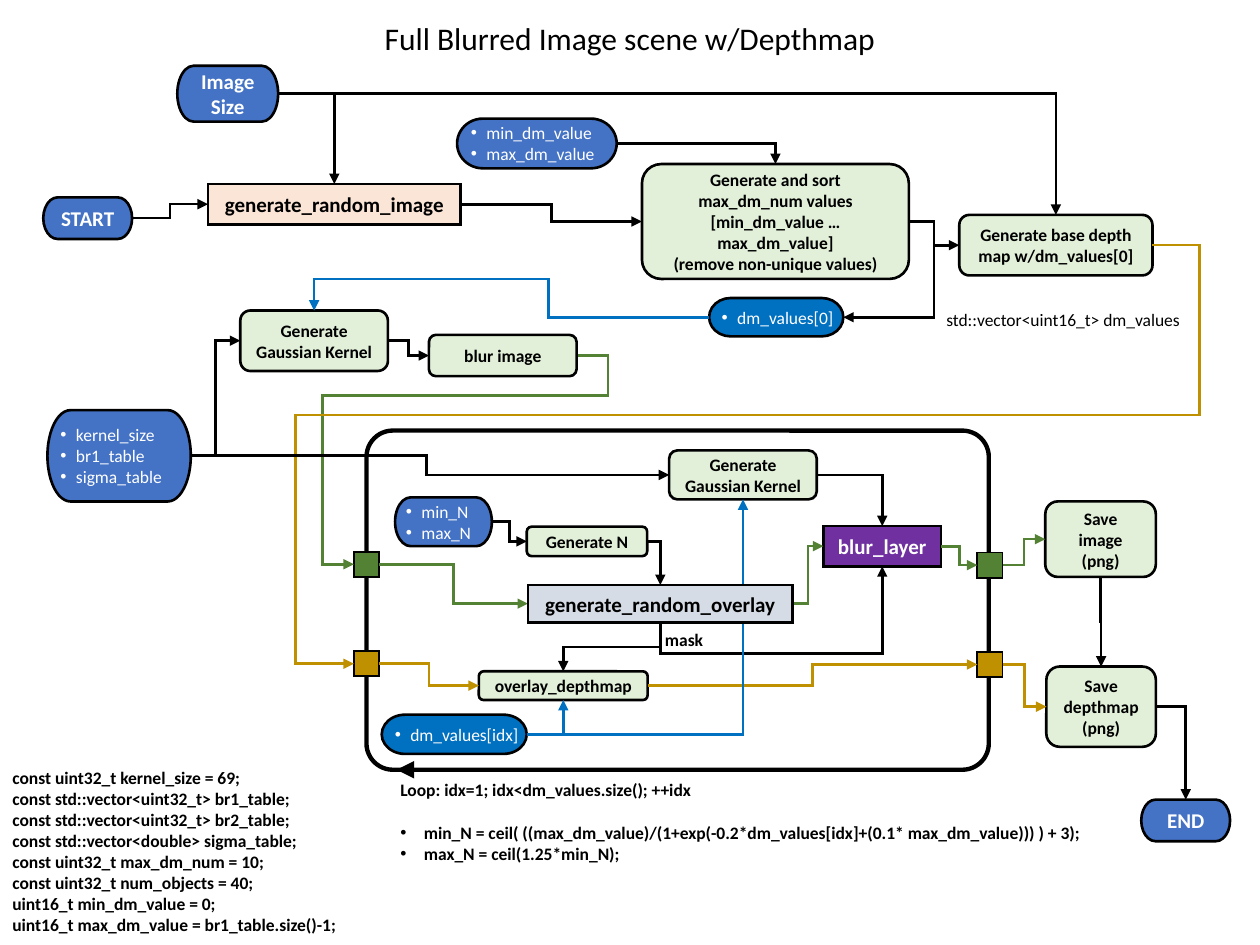
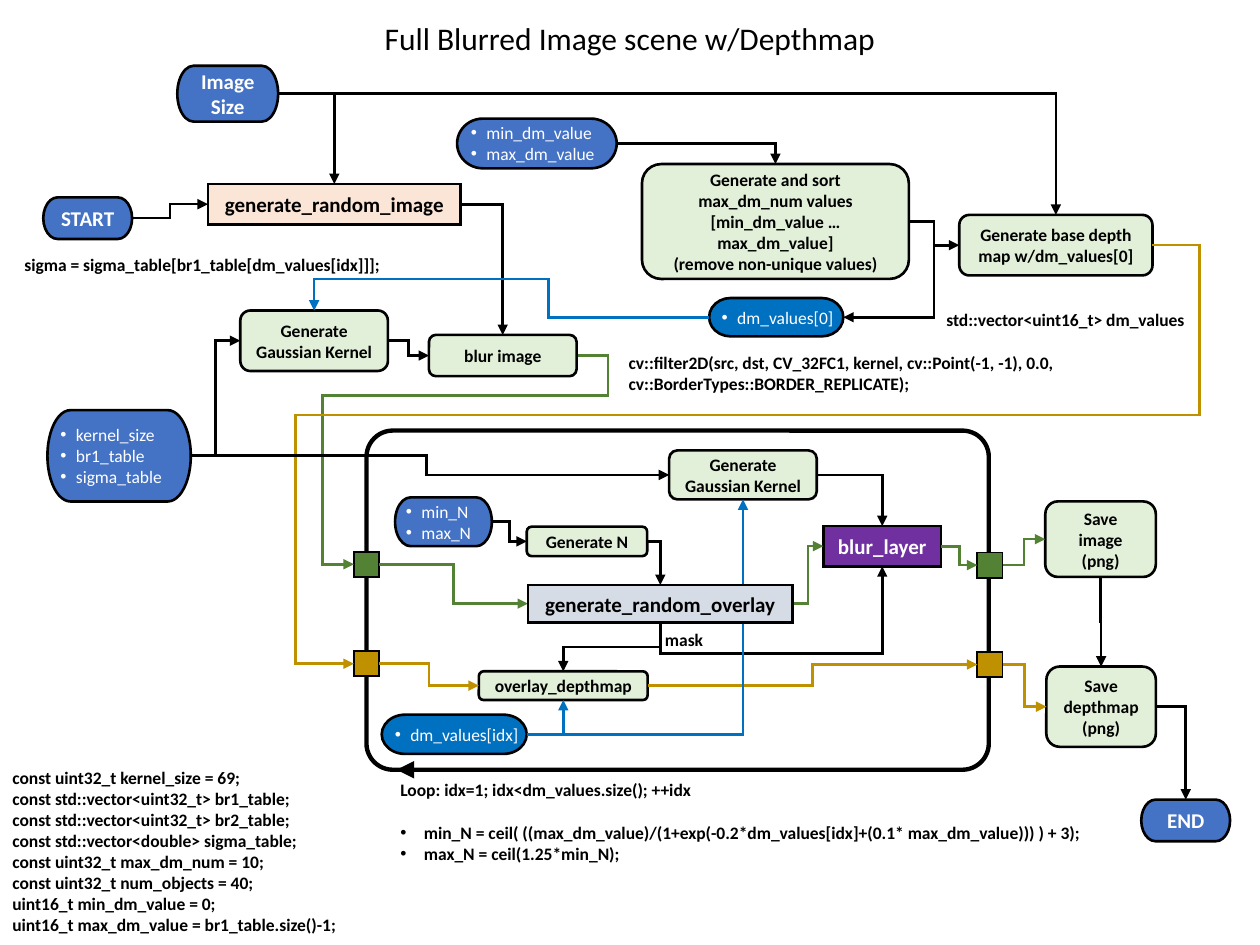
Before and after one commit to NSWC-Crane/playground, a slide deck: slide 5 of blur_process.pptx. Drawn at 1260x945 pixels with LibreOffice and Linux fonts; fonts in the diff are those of the drawing. Boxes give left, top, right and bottom in pixels: in the first picture for what was removed or moved away, otherwise in the second. Text is boxed around its words. In the diff, an @@ line names an element or a change of style, - is before the commit and + after.

```diff
--- a/blur_process.pptx
+++ b/blur_process.pptx
@@ elbow arrow moved from (461, 204) - (641, 222) to (461, 204) - (503, 335) @@
@@ text added at [24,258,380,274], 10 pt, text #000000, bold @@
+sigma = sigma_table[br1_table[dm_values[idx]]];
@@ text "std::vector<uint16_t> dm_values" at [946,313,1184,329]: bold on @@
@@ text added at [629,356,1053,393], 10 pt, text #000000, bold @@
+cv::filter2D(src, dst, CV_32FC1, kernel, cv::Point(-1, -1), 0.0, cv::BorderTypes::BORDER_REPLICATE);
```
